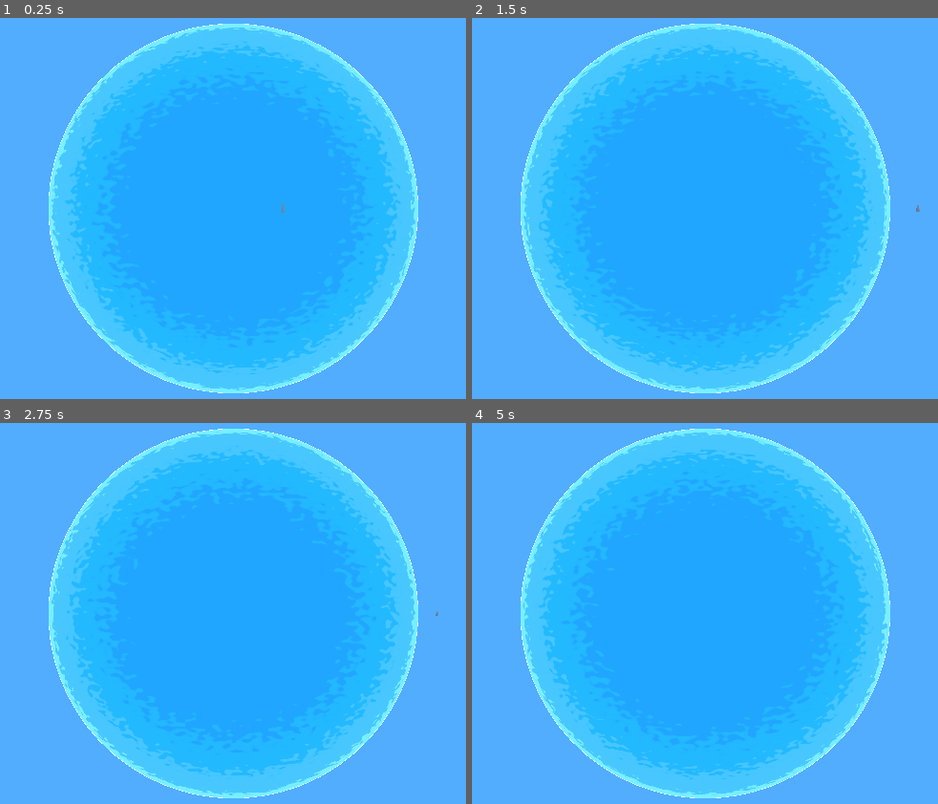
Above: before the commit, frames 1-4 (two rows, left to right).
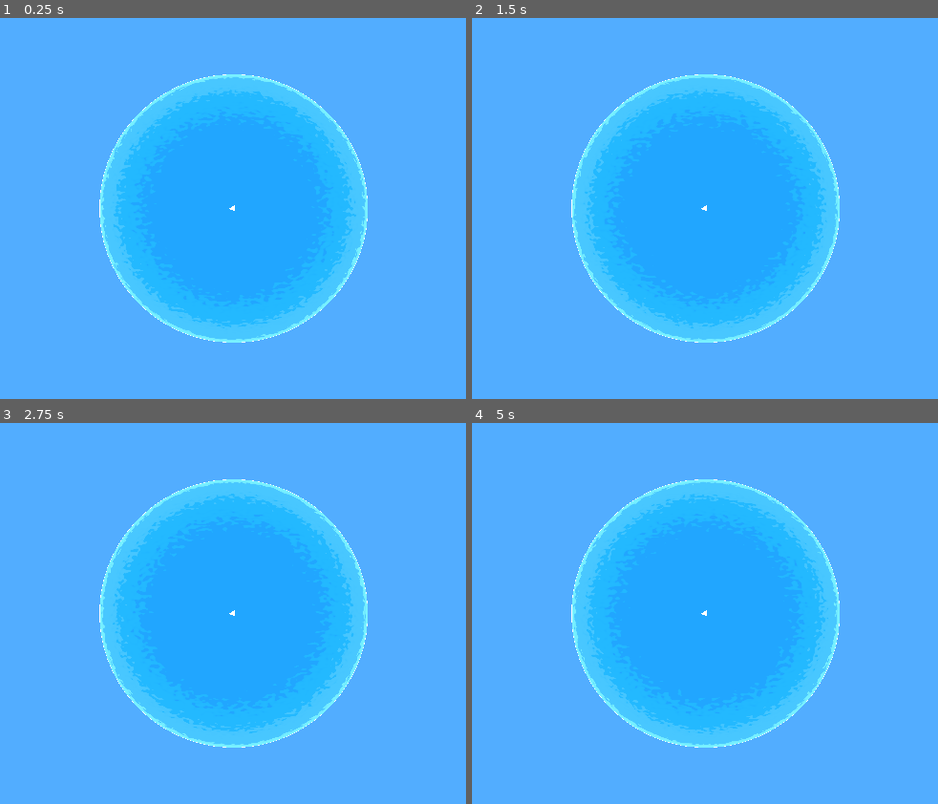
Above: after the commit, the same moments.

Repository: punchcafe/g-zero
Game: Godot game, scene res://sandbox/sandbox.tscn
The game is run twice, just before and just after one commit, with the same random seed, the same clock (stepped at 60 frames per second) and the same inputs. This scene is started directly instead of the project's main scene.
Inputs (mouse positions are in pixels of both pictures, inside the frame that each line leads up to):
- Up to frame 1 (0.25 s): no input
- Up to frame 2 (1.5 s): tap Enter at 0.5 s; move the mouse to (882, 185) at 0.52 s; hold Shift 0.53-1.25 s; click (882, 185) at 0.67 s; drag from (560, 231) to (672, 296) at 1.27 s
- Up to frame 3 (2.75 s): move the mouse to (316, 518) at 2.02 s; tap Ctrl at 2.1 s; click (316, 518) at 2.17 s
- Up to frame 4 (5 s): drag from (672, 701) to (481, 548) at 2.77 s; move the mouse to (outside the picture) at 3.52 s; tap Alt at 3.6 s; click (outside the picture) at 3.67 s; drag from (481, 548) to (597, 506) at 4.27 s

The runs differ from the first frame. In frame 1, 35% of the frame differs, in the area x 10-90%, y 1-99%; in frame 2, 35%; in frame 3, 35%; in frame 4, 35%.

Commit message:
experimental: make sandbox contrallable by remote

Diff:
--- a/sandbox/gamma_zero.gd
+++ b/sandbox/gamma_zero.gd
@@ -3,15 +3,19 @@
 
 # TODO: make a custom Icon for fun
 
-var _spherical_position := SphericalCoordinate.new()
+var _vector := SphereSurfaceVector.new()
+
 
 func _physics_process(delta: float) -> void:
-	_spherical_position.radius = 1.8
-	_spherical_position.fi += 0.01
-	# TODO: need to rethink how to map these to which axis.
-	#_spherical_position.theta += 0.005
-
+	var translation := Input.get_vector("legs_left", "legs_right", "legs_up", "legs_down")
+	_vector = _vector.translate(translation * 0.2)
+	var polar_axis := Vector3.UP.rotated(Vector3(1,0,0), _vector._coordinate.theta)
+	var other_axis := Vector3(1,0,0).rotated(Vector3(0,1,0), _vector._coordinate.fi)
+	self.position = _vector.cartesian_position()
+	self.rotation = Vector3(0,0,0)
+	self.rotate(polar_axis, _vector._coordinate.fi)
+	self.rotate(other_axis, _vector._coordinate.theta)
 
 func _process(delta) -> void:
-	self.position = _spherical_position.to_cartesian()
+	pass
 	#$mesh.rotation = Vector3(_spherical_position.theta, _spherical_position.fi, 0)
--- a/sandbox/sandbox.tscn
+++ b/sandbox/sandbox.tscn
@@ -56,7 +56,7 @@
 [node name="Sandbox" type="Node3D"]
 
 [node name="MeshInstance3D" type="MeshInstance3D" parent="."]
-transform = Transform3D(3, 0, 0, 0, 3, 0, 0, 0, 3, 0, 0, 0)
+transform = Transform3D(2.957489, 0, 0.5032487, 0, 2.9999995, 0, -0.5032487, 0, 2.957489, -0.058692336, 0, 0)
 mesh = SubResource("SphereMesh_noarx")
 
 [node name="MeshInstance3D2" type="MeshInstance3D" parent="MeshInstance3D"]
@@ -74,19 +74,19 @@
 mesh = SubResource("SphereMesh_r3fl7")
 
 [node name="gamma-zero" type="Node3D" parent="."]
+transform = Transform3D(0.48855013, 0.4661406, -0.7375851, -0.70611316, 0.7078057, -0.020383606, 0.51256526, 0.53077674, 0.6749467, 0.87120736, -0.84598684, 0.8712908)
 script = ExtResource("3_id76k")
 metadata/_custom_type_script = "uid://cjbiabifsveij"
 
 [node name="mesh" type="MeshInstance3D" parent="gamma-zero"]
-transform = Transform3D(1, 0, 0, 0, 1, 0, 0, 0, 1, -0.0200986, 0, 0)
+transform = Transform3D(-0.0036405027, -0.047041506, 0.9988861, 0.10379234, 0.99348015, 0.047165066, -0.9945923, 0.10384822, 0.0012653768, -0.020098329, 0.018612236, 5.9604645e-08)
 mesh = SubResource("PrismMesh_a0tk4")
 skeleton = NodePath("../..")
 
 [node name="OmniLight3D" type="OmniLight3D" parent="gamma-zero"]
 transform = Transform3D(1, -2.98023e-08, -2.23517e-08, 2.98023e-08, 1, 7.45058e-09, 2.23517e-08, -7.45058e-09, 1, 0.00918198, -0.031429, -0.00276962)
-visible = false
 
 [node name="Camera3D" type="Camera3D" parent="."]
-transform = Transform3D(0.0107336, 0, 0.999942, 0, 1, 0, -0.999942, 0, 0.0107336, 4.93969, 0, 0)
+transform = Transform3D(0.010733604, 0, 0.9999424, 0, 1, 0, -0.9999424, 0, 0.010733605, 6.598137, 0, 0)
 fov = 40.6
 near = 0.001
